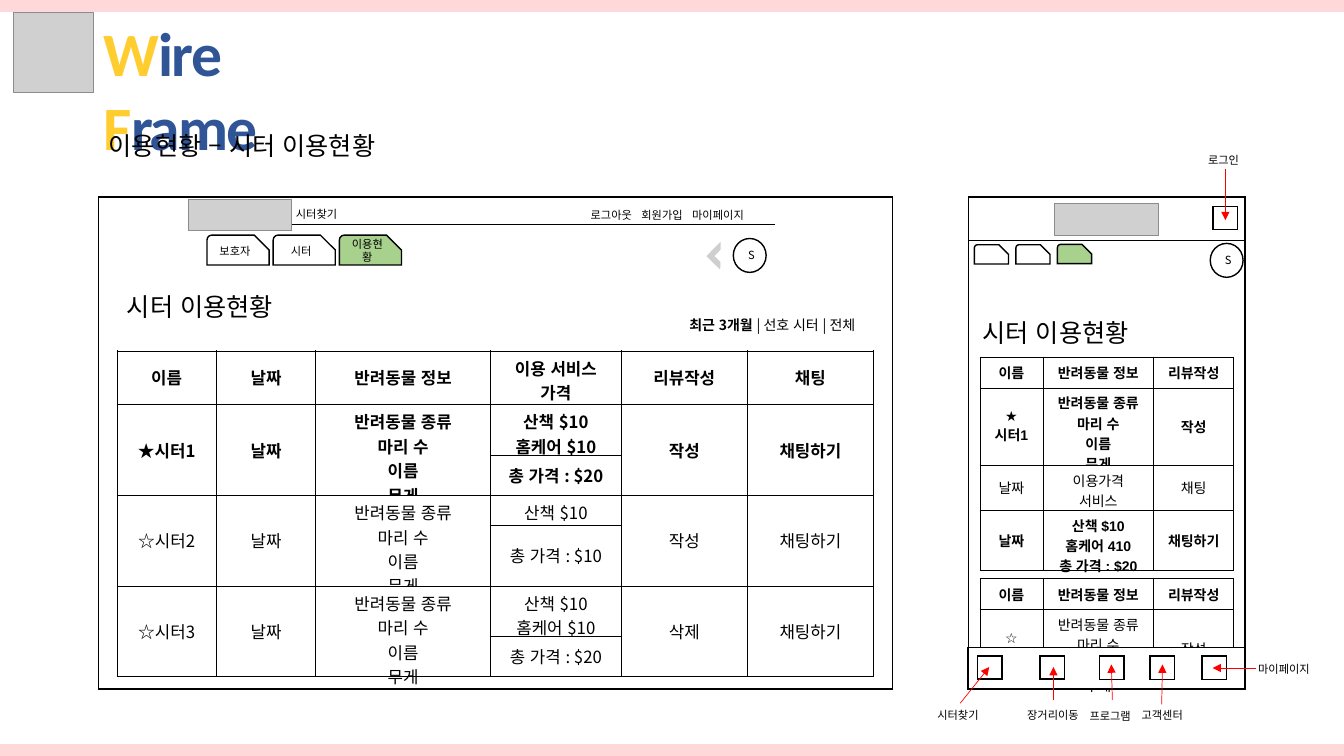
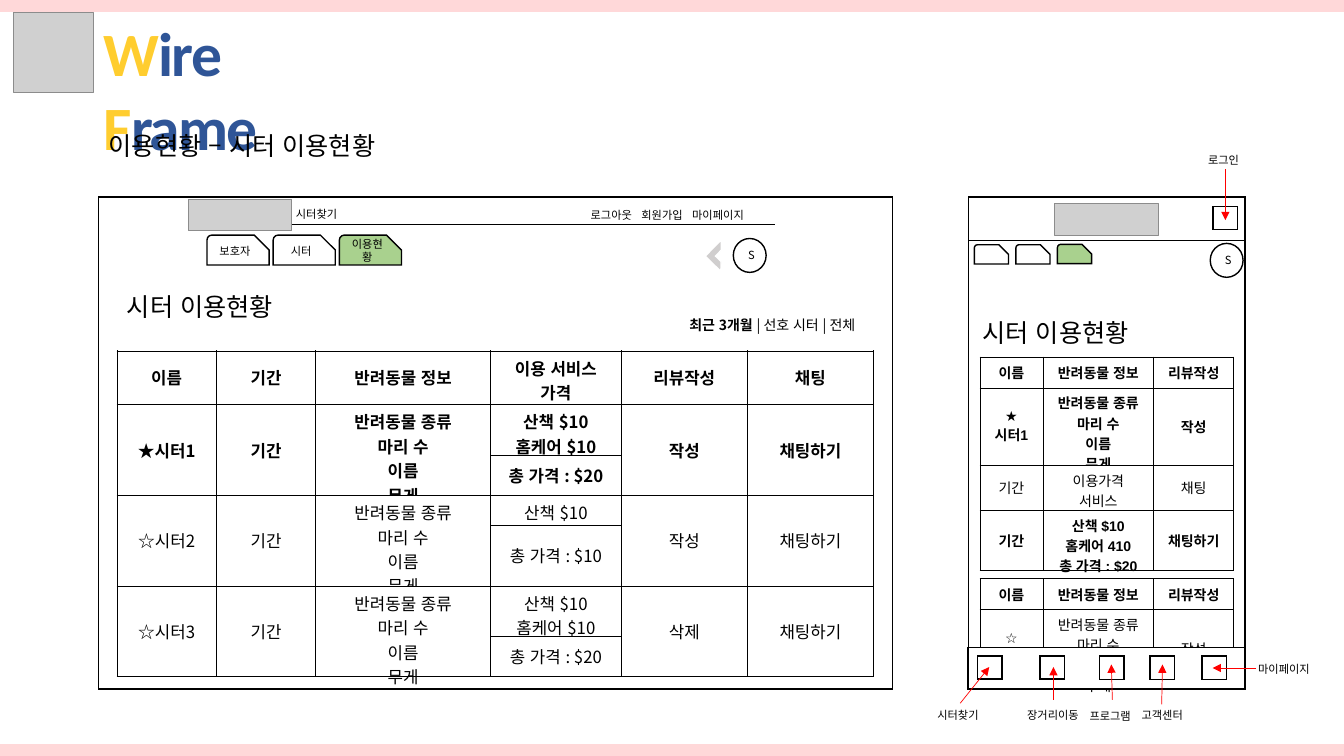
Before and after one commit to hhsw07/ezen-academy-projects, a slide deck: slide 19 of 반려동물관리서비스.pptx. Drawn at 1344x756 pixels with LibreOffice and Linux fonts; fonts in the diff are those of the drawing; grey boxes stand for pictures. Boxes give left, top, right and bottom in pixels: in the first picture for what was removed or moved away, otherwise in the second. Text is boxed around its words. In the diff, an @@ line names an element or a change of style, - is before the commit and + after.

```diff
--- a/반려동물관리서비스.pptx
+++ b/반려동물관리서비스.pptx
@@ table at bbox=[117, 351, 874, 689] @@
-row 1, column 2: 날짜
+row 1, column 2: 기간
-row 2, column 2: 날짜
+row 2, column 2: 기간
-row 4, column 2: 날짜
+row 4, column 2: 기간
-row 6, column 2: 날짜
+row 6, column 2: 기간
@@ table at bbox=[980, 357, 1234, 579] @@
-row 3, column 1: 날짜
+row 3, column 1: 기간
-row 4, column 1: 날짜
+row 4, column 1: 기간
```
Also in this commit, not shown: 15 other slides changed, 2 slides added, 1 slide removed.
